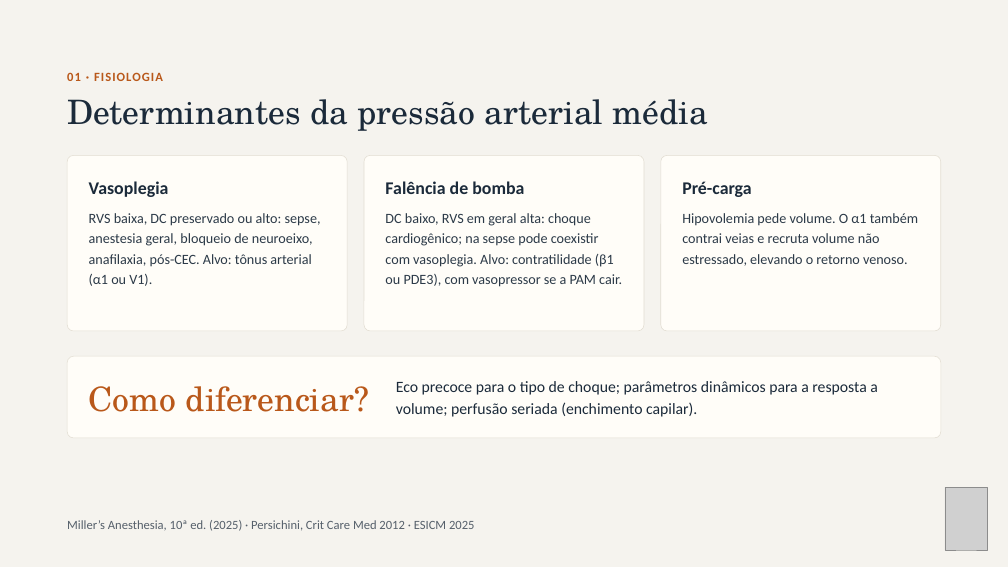
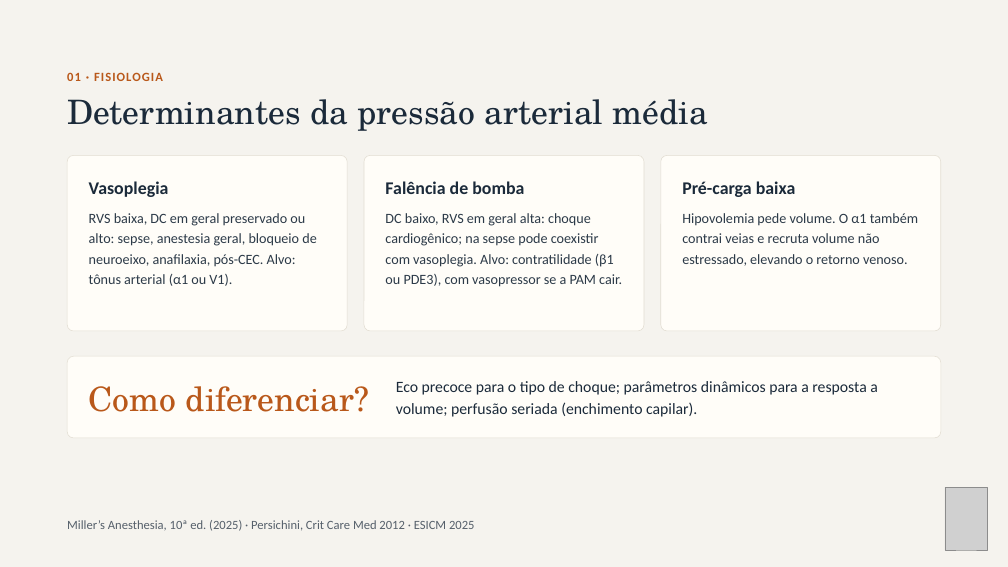
Before and after one commit to brunomoraesdubois-bit/Bruno, a slide deck: slide 3 of apresentacao/Aminas_Vasoativas.pptx. Drawn at 1008x567 pixels with LibreOffice and Linux fonts; fonts in the diff are those of the drawing; grey boxes stand for pictures. Boxes give left, top, right and bottom in pixels: in the first picture for what was removed or moved away, otherwise in the second. Text is boxed around its words. In the diff, an @@ line names an element or a change of style, - is before the commit and + after.

```diff
--- a/apresentacao/Aminas_Vasoativas.pptx
+++ b/apresentacao/Aminas_Vasoativas.pptx
@@ text at (682, 181, 796, 197): text changed @@
-Pré-carga
+Pré-carga baixa
@@ text at (89, 213, 316, 286): text changed @@
-RVS baixa, DC preservado ou alto: sepse, anestesia geral, bloqueio de neuroeixo, anafilaxia, pós-CEC. Alvo: tônus arterial (α1 ou V1).
+RVS baixa, DC em geral preservado ou alto: sepse, anestesia geral, bloqueio de neuroeixo, anafilaxia, pós-CEC. Alvo: tônus arterial (α1 ou V1).
```
Also in this commit, not shown: 22 other slides changed, 44 other files.
